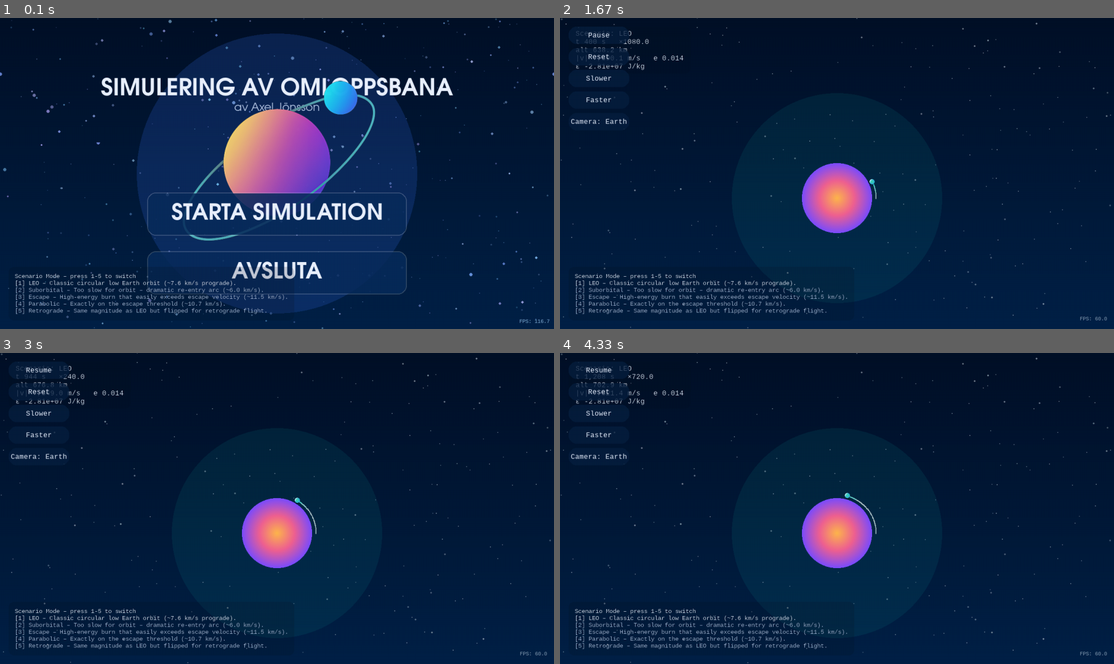
Above: before the commit, frames 1-4 (two rows, left to right).
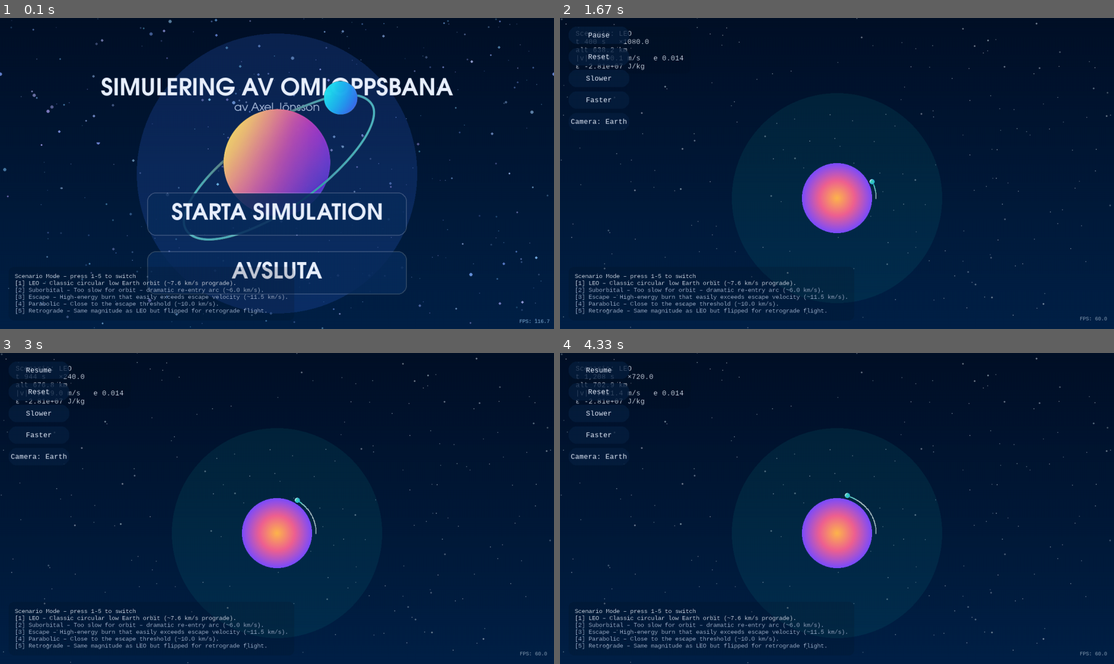
Above: after the commit, the same moments.

Repository: askel-dev/gymnasiearbete-omloppsbana
Game: pygame game, started from src/orbit_pygame.py
The game is run twice, just before and just after one commit, with the same random seed, the same clock (stepped at 60 frames per second) and the same inputs.
Inputs:
- Up to frame 1 (0.1 s): no input
- Up to frame 2 (1.67 s): click "STARTA SIMULATION" at 0.38 s; hold Right 0.67-1.13 s; hold Up 1.17-1.47 s; tap Space at 1.23, 1.57 s; hold Right from 1.5 s (still down)
- Up to frame 3 (3 s): tap Space at 1.87, 2.07, 2.37, 2.63, 2.97 s; release Right at 1.97 s; hold Left 2-2.53 s; hold Down 2.57-2.87 s; hold Left from 2.9 s (still down)
- Up to frame 4 (4.33 s): tap Space at 3.27, 3.4, 3.8, 4.1 s; release Left at 3.3 s; hold Up 3.33-3.7 s; hold Right from 3.73 s (still down)

The runs differ from the first frame. In frame 1, 0.2% of the frame differs, in the area x 12-41%, y 91-93%; in frame 2, 0.2%; in frame 3, 0.2%; in frame 4, 0.2%.

Commit message:
tweaked settings

Diff:
--- a/src/orbit_pygame.py
+++ b/src/orbit_pygame.py
@@ -433,8 +433,8 @@
     Scenario(
         key="parabolic",
         name="Parabolic",
-        velocity=(0.0, 10_670.0),
-        description="Exactly on the escape threshold (~10.7 km/s).",
+        velocity=(0.0, 10_000.0),
+        description="Close to the escape threshold (~10.0 km/s).",
     ),
     Scenario(
         key="retrograde",
